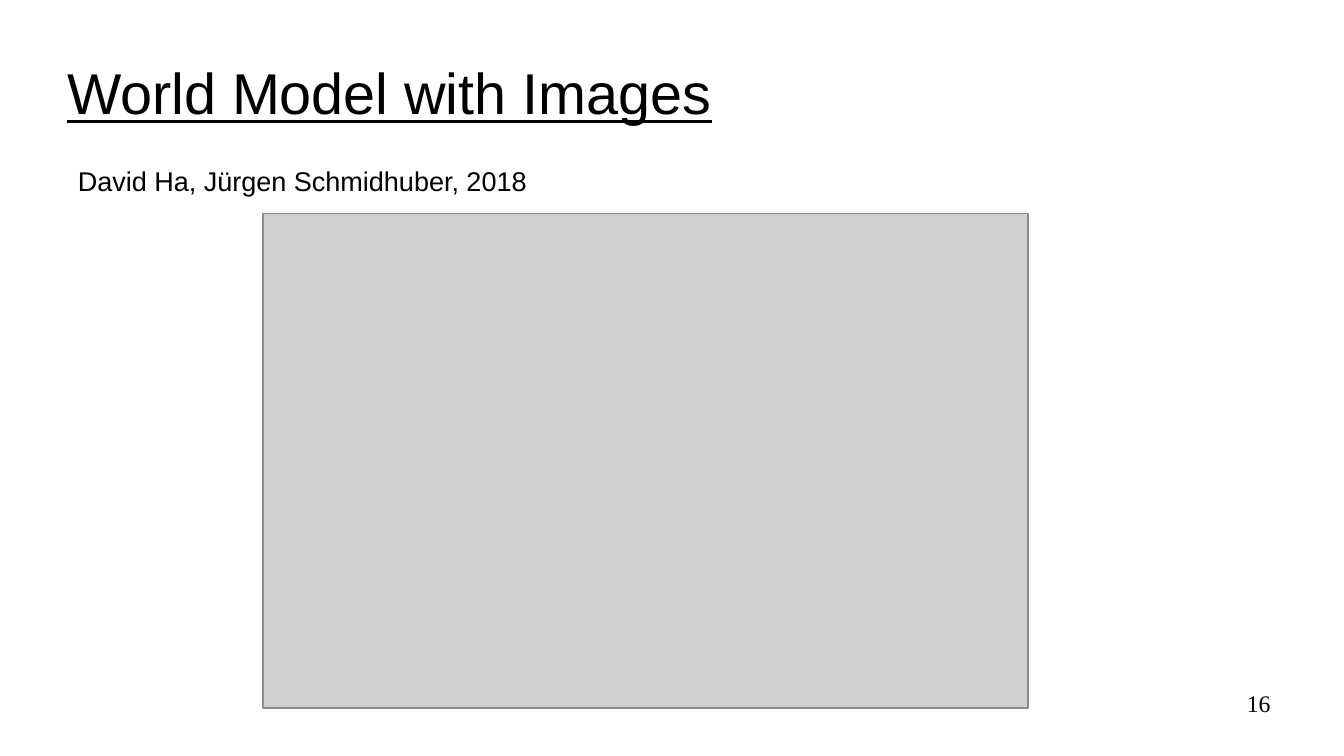
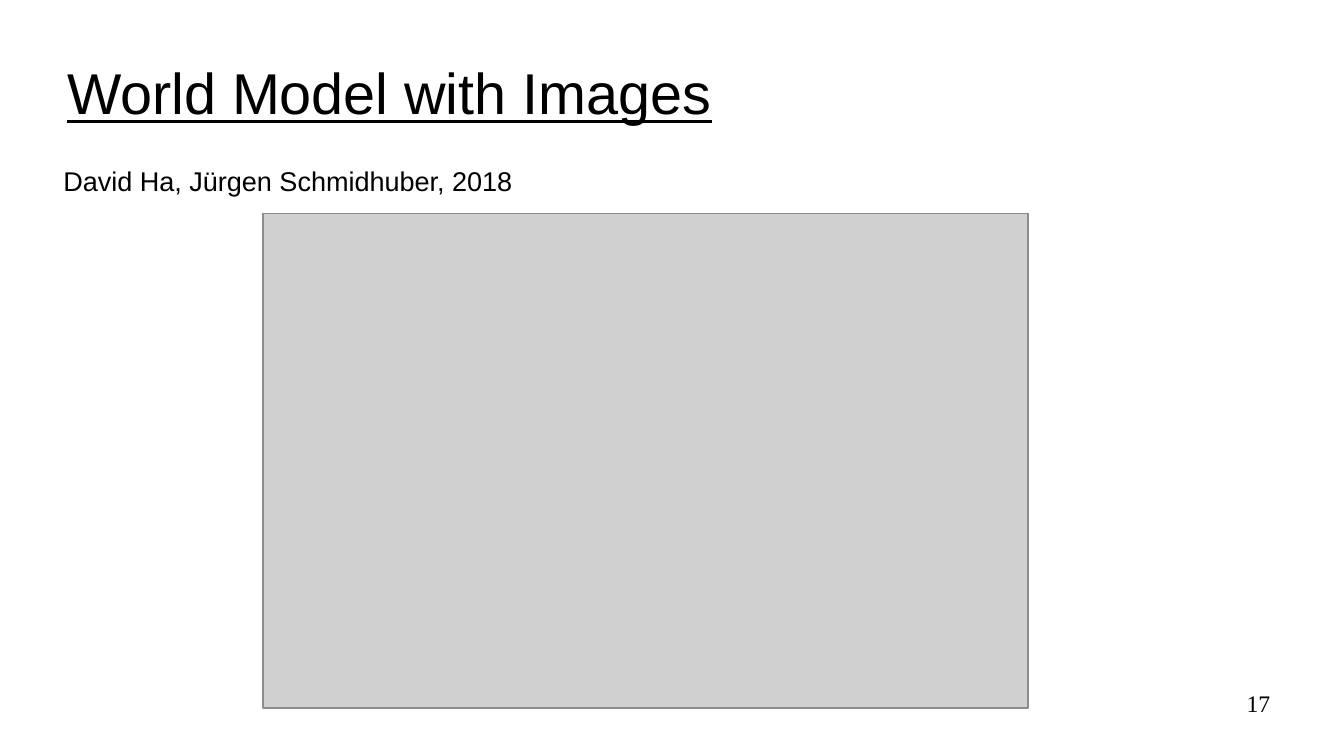
Before and after one commit to jackburke12/applied_reinforcement_learning, a slide deck: slide 17 of 10_model_based_rl/model_based_rl.ppt (slide 16 before the commit). Drawn at 1344x756 pixels with LibreOffice and Linux fonts; fonts in the diff are those of the drawing; grey boxes stand for pictures. Boxes give left, top, right and bottom in pixels: in the first picture for what was removed or moved away, otherwise in the second. Text is boxed around its words. In the diff, an @@ line names an element or a change of style, - is before the commit and + after.

Commit message:
added to model based rl slides

```diff
--- a/10_model_based_rl/model_based_rl.ppt
+++ b/10_model_based_rl/model_based_rl.ppt
@@ text "David Ha, Jürgen Schmidhuber, 2018": place and size @@
-text "David Ha, Jürgen Schmidhuber, 2018" at [78, 171, 526, 196]
+text "David Ha, Jürgen Schmidhuber, 2018" at [63, 171, 512, 196]
@@ page number at [1247, 696, 1271, 712]: text changed @@
-16
+17
```
Also in this commit, not shown: 4 other slides changed, 4 slides added, 1 other file.
